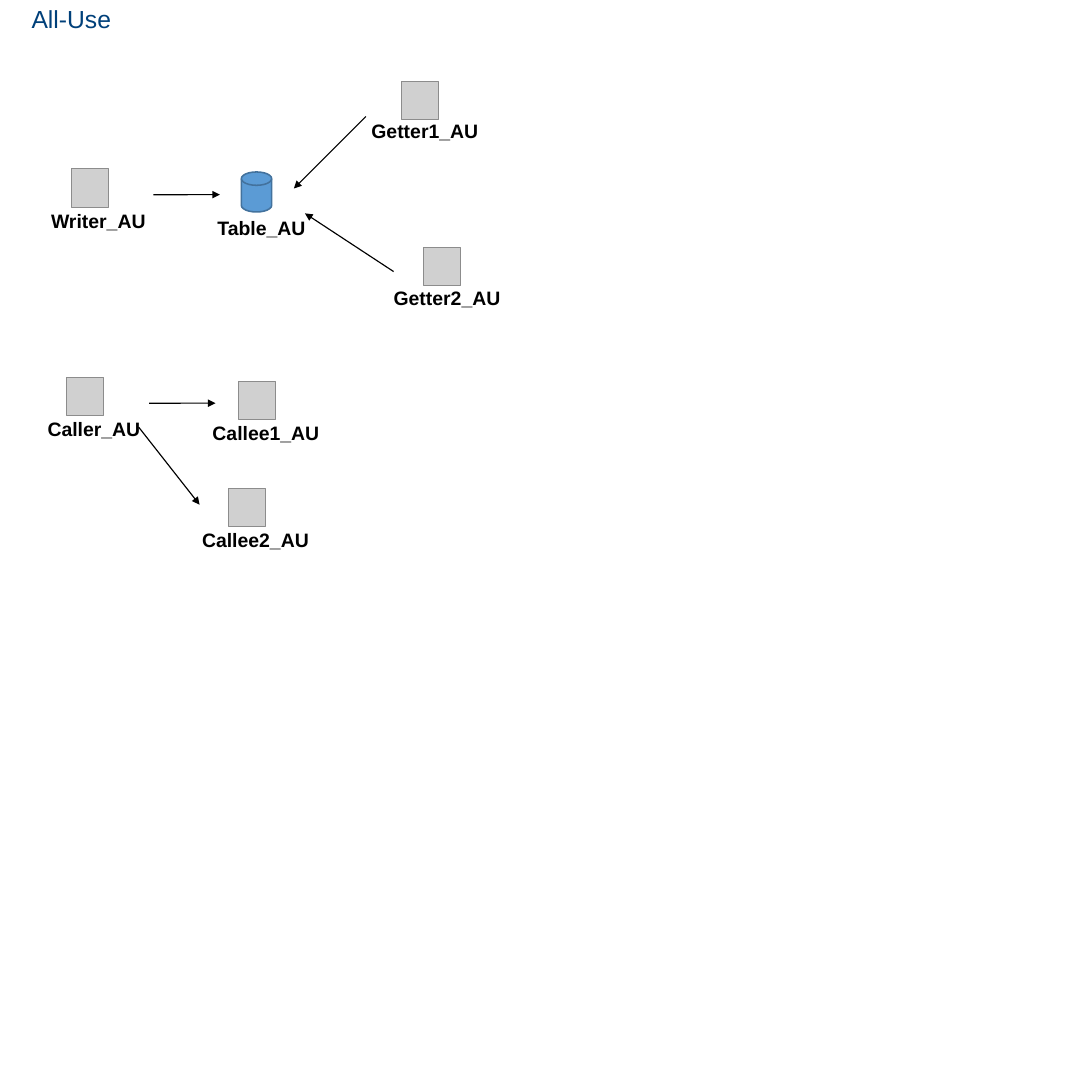
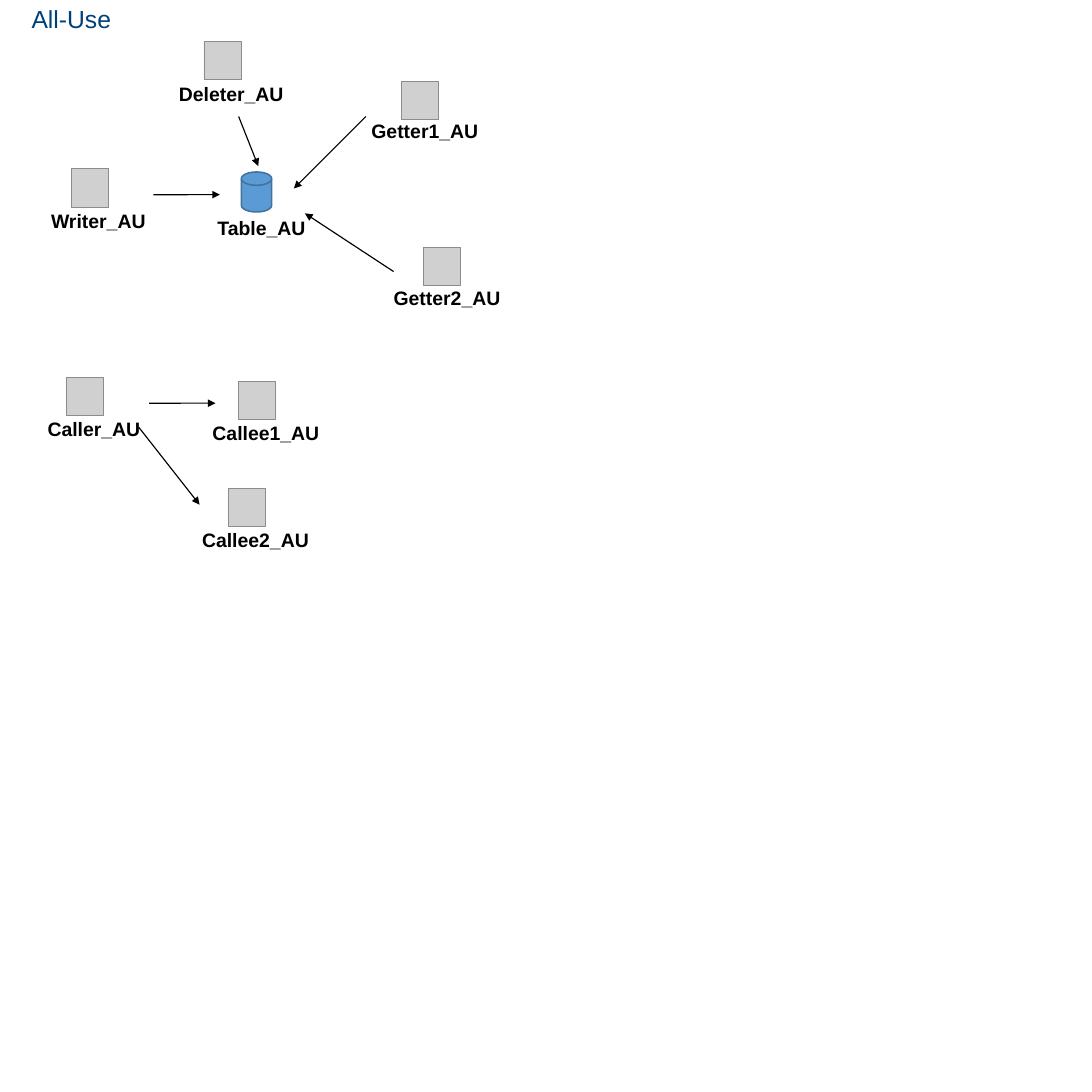
Before and after one commit to snwinz/ServerlessApplicationTool, a slide deck: slide 6 of ExampleForCriteria/ModelsOfApplications.pptx (slide 5 before the commit). Drawn at 1092x1092 pixels with LibreOffice and Linux fonts; fonts in the diff are those of the drawing; grey boxes stand for pictures. Boxes give left, top, right and bottom in pixels: in the first picture for what was removed or moved away, otherwise in the second. Text is boxed around its words. In the diff, an @@ line names an element or a change of style, - is before the commit and + after.

```diff
--- a/ExampleForCriteria/ModelsOfApplications.pptx
+++ b/ExampleForCriteria/ModelsOfApplications.pptx
@@ picture added at <box>204,42,241,80</box> @@
@@ text added at <box>179,87,284,104</box>, 25.2 pt, text #000000, bold @@
+Deleter_AU
@@ freeform shape added at <box>238,116,258,166</box>, outline #000000 1.5 pt @@
```
Also in this commit, not shown: 1 other slide changed, 1 slide added.
